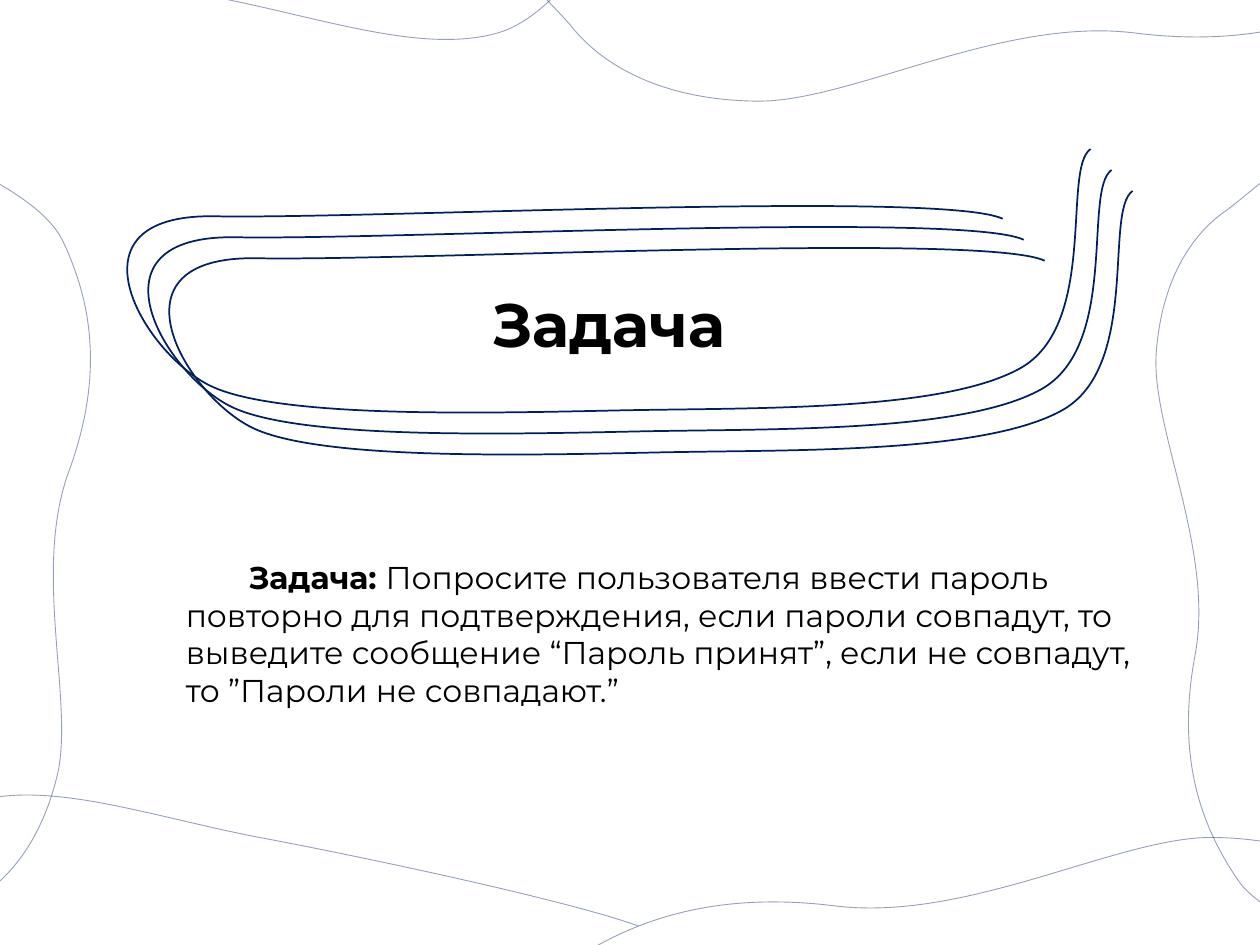
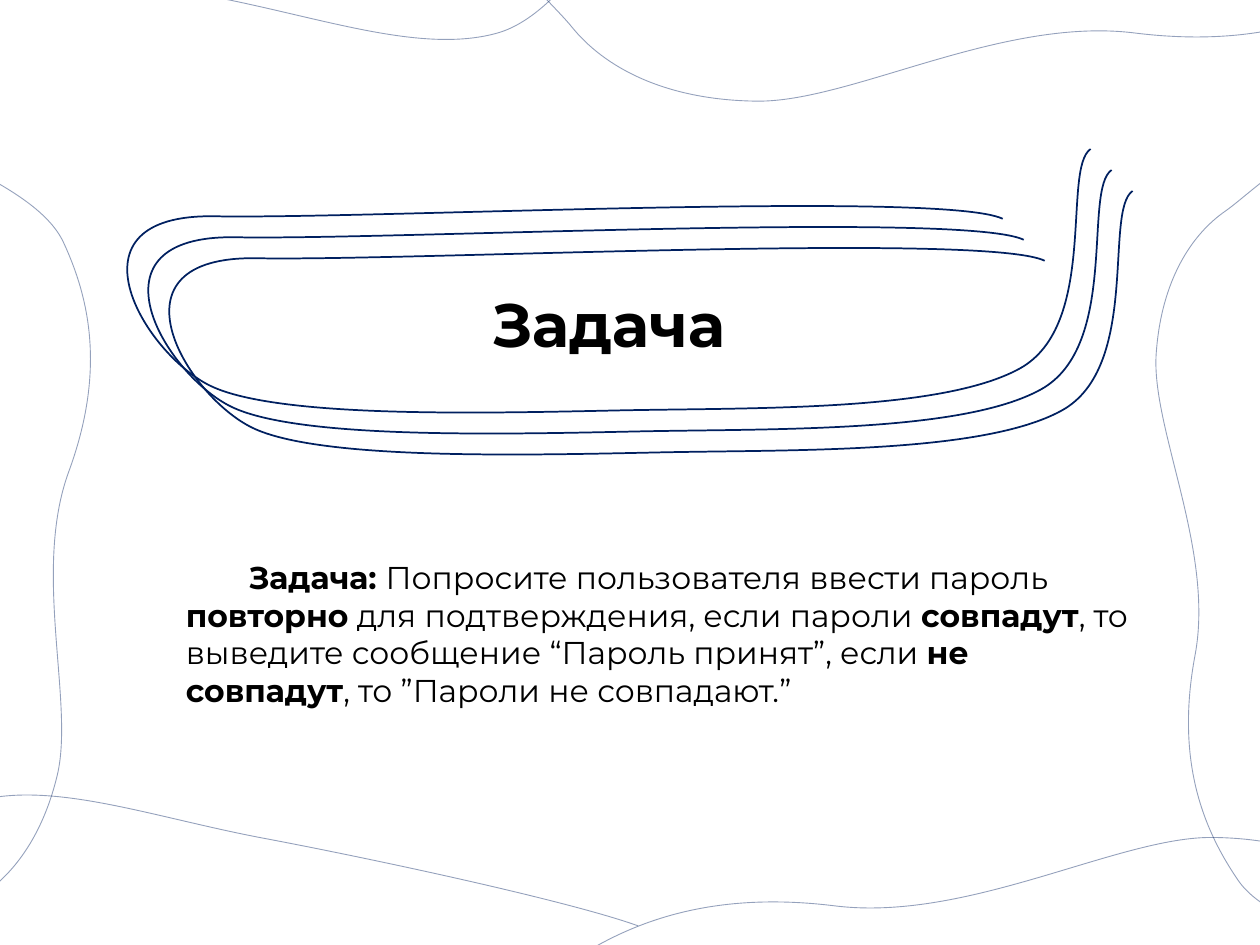
Before and after one commit to Danykrane/EU_code_c, a slide deck: slide 10 of 10 less/Теория/10 урок C++.pptx. Drawn at 1260x945 pixels with LibreOffice and Linux fonts; fonts in the diff are those of the drawing. Boxes give left, top, right and bottom in pixels: in the first picture for what was removed or moved away, otherwise in the second. Text is boxed around its words. In the diff, an @@ line names an element or a change of style, - is before the commit and + after.

```diff
--- a/10 less/Теория/10 урок C++.pptx
+++ b/10 less/Теория/10 урок C++.pptx
@@ text "Задача: Попросите пользователя ввести пароль ..." at [186, 566, 1128, 709]: bold on in "повторно совпадут, не совпадут," @@
```
Also in this commit, not shown: 33 other files.
